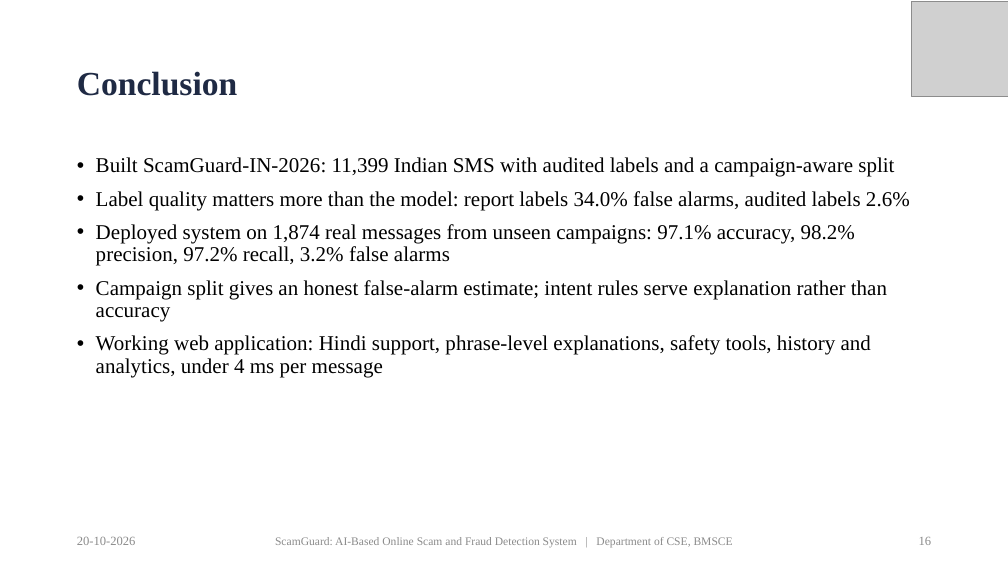
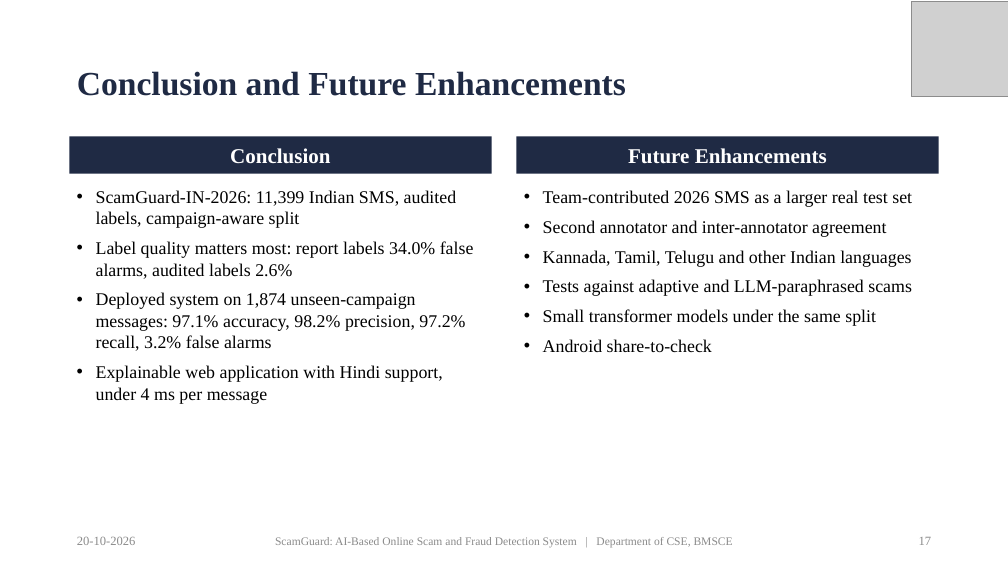
Before and after one commit to priyamthakur275/ScamGuard-AI, a slide deck: slide 17 of docs/presentation/ScamGuard_PP2_Presentation.pptx (slide 16 before the commit). Drawn at 1008x567 pixels with LibreOffice and Linux fonts; fonts in the diff are those of the drawing; grey boxes stand for pictures. Boxes give left, top, right and bottom in pixels: in the first picture for what was removed or moved away, otherwise in the second. Text is boxed around its words. In the diff, an @@ line names an element or a change of style, - is before the commit and + after.

Commit message:
Presentation: larger, sharper snapshots; conclusion and future enhancements on one slide

```diff
--- a/docs/presentation/ScamGuard_PP2_Presentation.pptx
+++ b/docs/presentation/ScamGuard_PP2_Presentation.pptx
@@ title at <box>77,71,626,96</box>: text changed @@
-Conclusion
+Conclusion and Future Enhancements
@@ rectangle added at <box>70,136,492,173</box>, fill #1F2A44, 20 pt, text #FFFFFF, bold @@
+Conclusion
@@ rectangle added at <box>516,136,939,173</box>, fill #1F2A44, 20 pt, text #FFFFFF, bold @@
+Future Enhancements
@@ text at <box>96,190,474,404</box>: text changed; size 20 to 17 pt @@
-• Built ScamGuard-IN-2026: 11,399 Indian SMS with audited labels and a campaign-aware split
-• Label quality matters more than the model: report labels 34.0% false alarms, audited labels 2.6%
-• Deployed system on 1,874 real messages from unseen campaigns: 97.1% accuracy, 98.2% precision, 97.2% recall, 3.2% false alarms
-• Campaign split gives an honest false-alarm estimate; intent rules serve explanation rather than accuracy
-• Working web application: Hindi support, phrase-level explanations, safety tools, history and analytics, under 4 ms per message
+• ScamGuard-IN-2026: 11,399 Indian SMS, audited labels, campaign-aware split
+• Label quality matters most: report labels 34.0% false alarms, audited labels 2.6%
+• Deployed system on 1,874 unseen-campaign messages: 97.1% accuracy, 98.2% precision, 97.2% recall, 3.2% false alarms
+• Explainable web application with Hindi support, under 4 ms per message
@@ text added at <box>543,190,912,352</box>, 17 pt, text #000000 @@
+• Team-contributed 2026 SMS as a larger real test set
+• Second annotator and inter-annotator agreement
+• Kannada, Tamil, Telugu and other Indian languages
+• Tests against adaptive and LLM-paraphrased scams
+• Small transformer models under the same split
+• Android share-to-check
@@ page number at <box>919,537,932,545</box>: text changed @@
-16
+17
```
Also in this commit, not shown: 3 other slides changed, 1 slide added, 1 slide removed, 3 other files.
